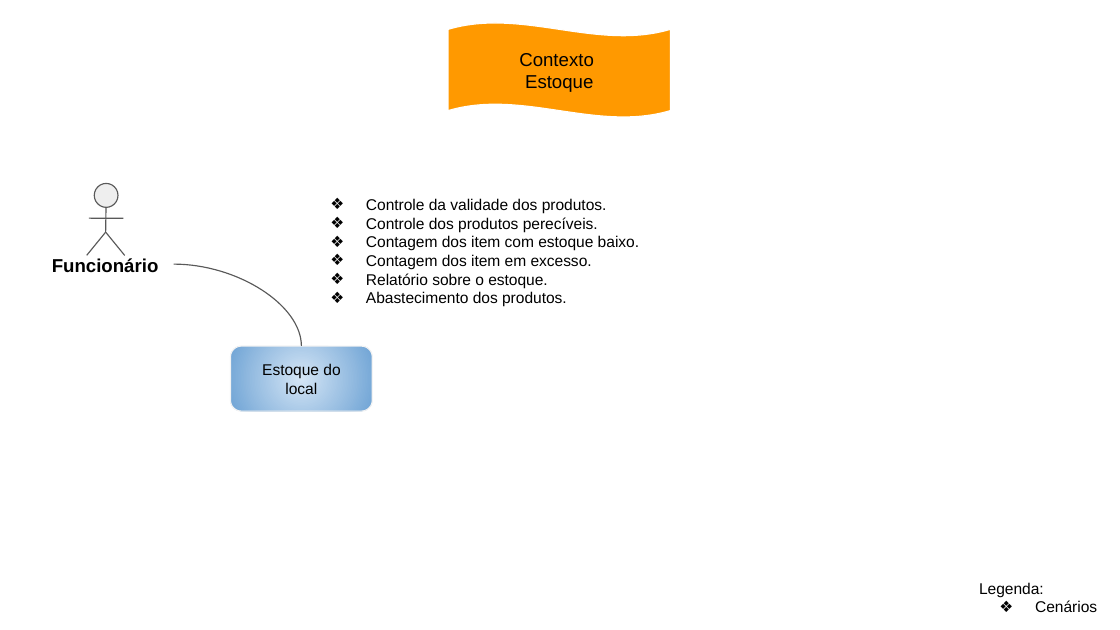
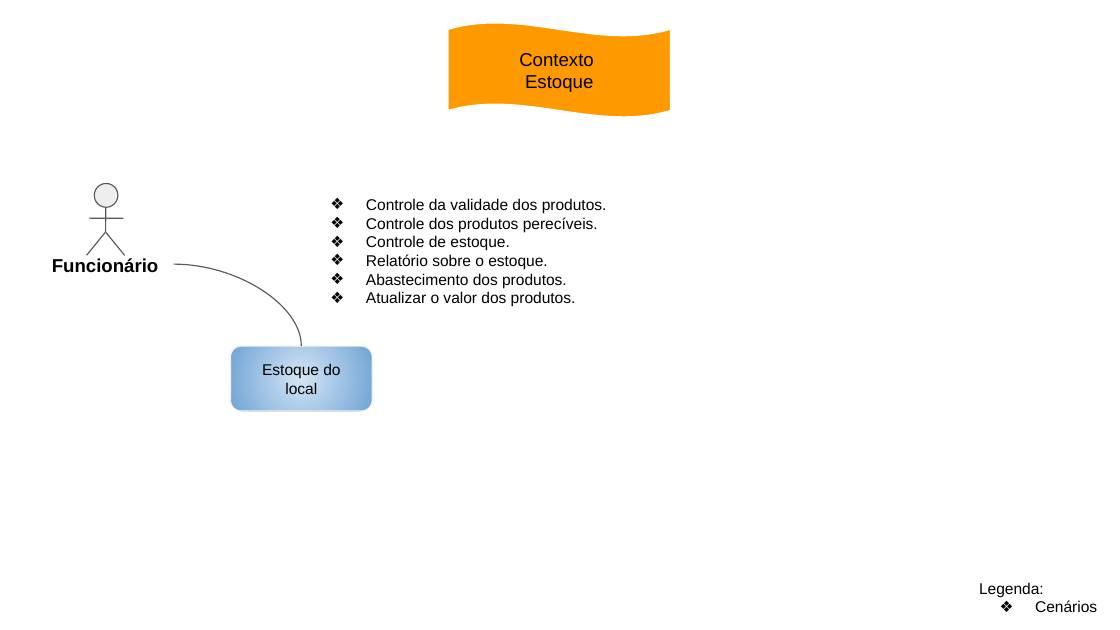
Before and after one commit to Darienzo08/ope_ads, a slide deck: slide 8 of docs/Prof_FabioARTEFATO_15/15. Arquitetura de Negócio para cada Cenário.pptx (slide 9 before the commit). Drawn at 1120x630 pixels with LibreOffice and Linux fonts; fonts in the diff are those of the drawing. Boxes give left, top, right and bottom in pixels: in the first picture for what was removed or moved away, otherwise in the second. Text is boxed around its words. In the diff, an @@ line names an element or a change of style, - is before the commit and + after.

```diff
--- a/docs/Prof_FabioARTEFATO_15/15. Arquitetura de Negócio para cada Cenário.pptx
+++ b/docs/Prof_FabioARTEFATO_15/15. Arquitetura de Negócio para cada Cenário.pptx
@@ text at (366,235,509,251): text changed @@
-❖ Contagem dos item com estoque baixo.
-❖ Contagem dos item em excesso.
+❖ Controle de estoque.
@@ text at (366,291,576,307): paragraph added @@
+❖ Atualizar o valor dos produtos.
```
Also in this commit, not shown: 16 other slides changed, 1 slide removed.
